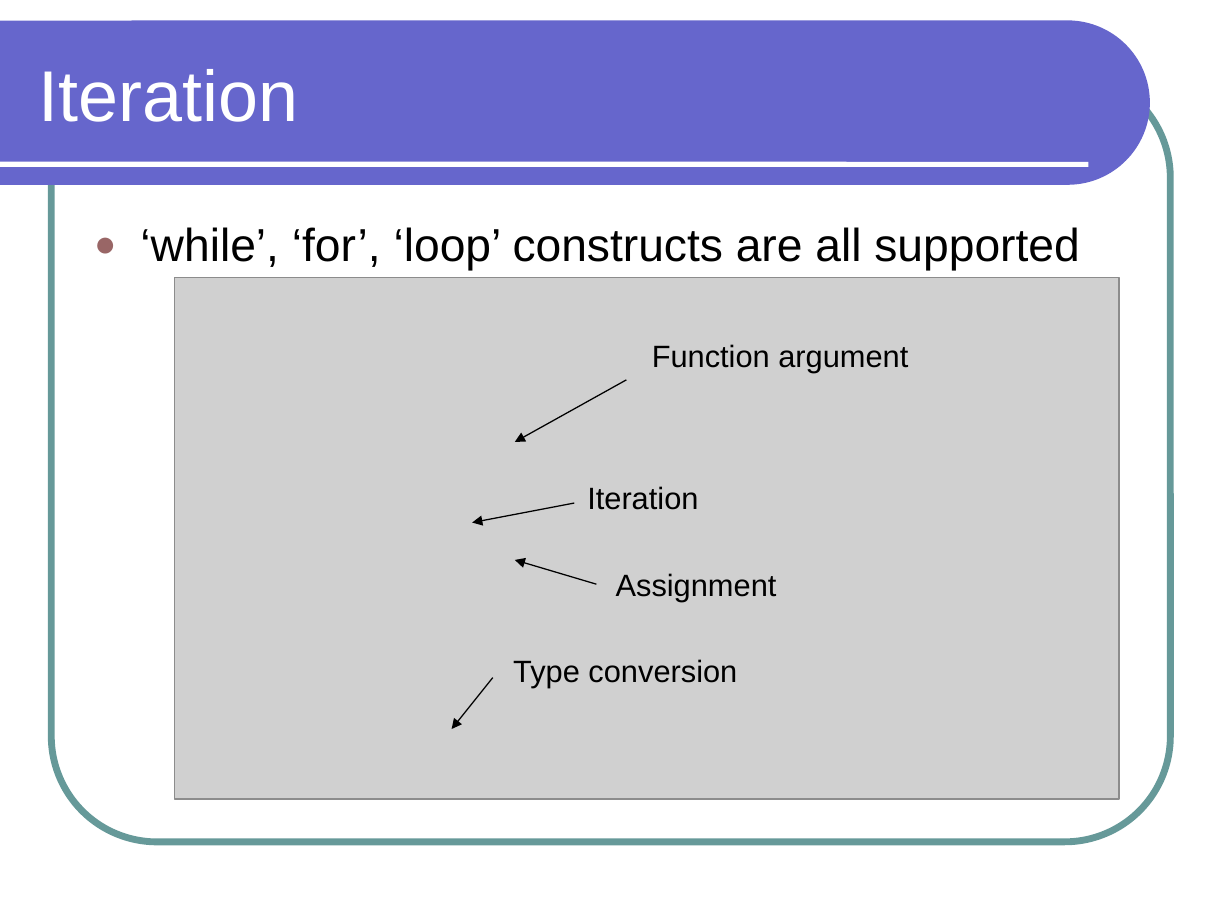
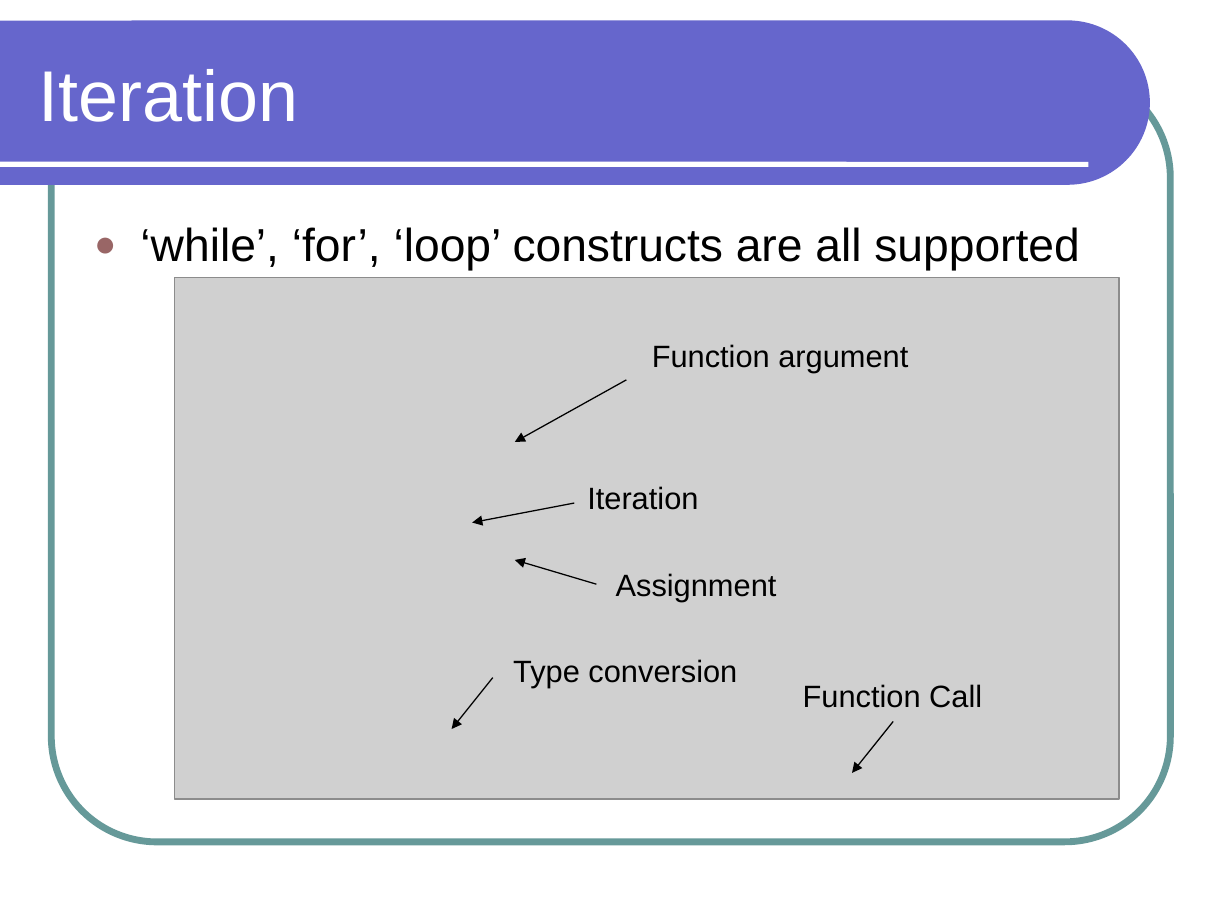
Before and after one commit to lutzhamel/CSC301, a slide deck: slide 3 of notes/csc301-ln002.ppt (slide 2 before the commit). Drawn at 1232x924 pixels with LibreOffice and Linux fonts; fonts in the diff are those of the drawing; grey boxes stand for pictures. Boxes give left, top, right and bottom in pixels: in the first picture for what was removed or moved away, otherwise in the second. Text is boxed around its words. In the diff, an @@ line names an element or a change of style, - is before the commit and + after.

```diff
--- a/notes/csc301-ln002.ppt
+++ b/notes/csc301-ln002.ppt
@@ text added at box(803, 684, 982, 708), 18 pt, text #000000 @@
+Function Call
@@ arrow added from (893, 722) to (853, 772), #000000 0.74 pt @@
```
Also in this commit, not shown: 8 other slides changed, 1 slide added, 5 other files.
